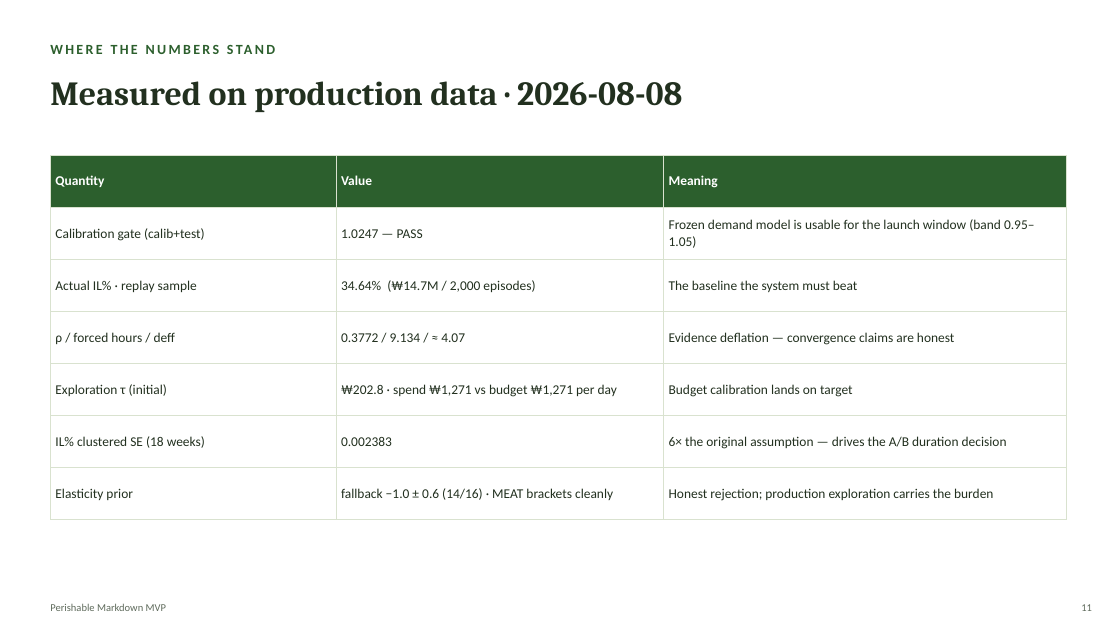
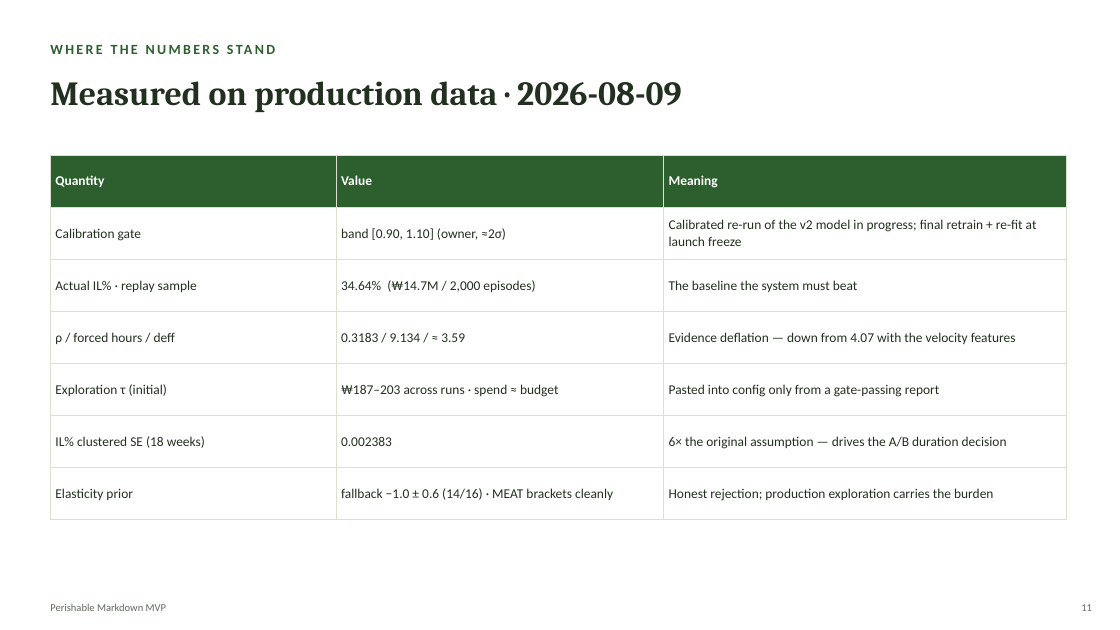
Before and after one commit to Kamalyunus/fresh-markdown, a slide deck: slide 11 of docs/perishable_markdown_tech_deck.pptx. Drawn at 1120x630 pixels with LibreOffice and Linux fonts; fonts in the diff are those of the drawing. Boxes give left, top, right and bottom in pixels: in the first picture for what was removed or moved away, otherwise in the second. Text is boxed around its words. In the diff, an @@ line names an element or a change of style, - is before the commit and + after.

```diff
--- a/docs/perishable_markdown_tech_deck.pptx
+++ b/docs/perishable_markdown_tech_deck.pptx
@@ text at [50,81,682,112]: text changed @@
-Measured on production data · 2026-08-08
+Measured on production data · 2026-08-09
@@ table at [50,155,1067,505] @@
-row 2: Calibration gate (calib+test) | 1.0247 — PASS | Frozen demand model is usable for the launch window (band 0.95–1.05)
+row 2: Calibration gate | band [0.90, 1.10] (owner, ≈2σ) | Calibrated re-run of the v2 model in progress; final retrain + re-fit at launch freeze
-row 4, column 2: 0.3772 / 9.134 / ≈ 4.07
+row 4, column 2: 0.3183 / 9.134 / ≈ 3.59
-row 4, column 3: Evidence deflation — convergence claims are honest
+row 4, column 3: Evidence deflation — down from 4.07 with the velocity features
-row 5, column 2: ₩202.8 · spend ₩1,271 vs budget ₩1,271 per day
+row 5, column 2: ₩187–203 across runs · spend ≈ budget
-row 5, column 3: Budget calibration lands on target
+row 5, column 3: Pasted into config only from a gate-passing report
```
Also in this commit, not shown: 2 other slides changed, 3 other files.
